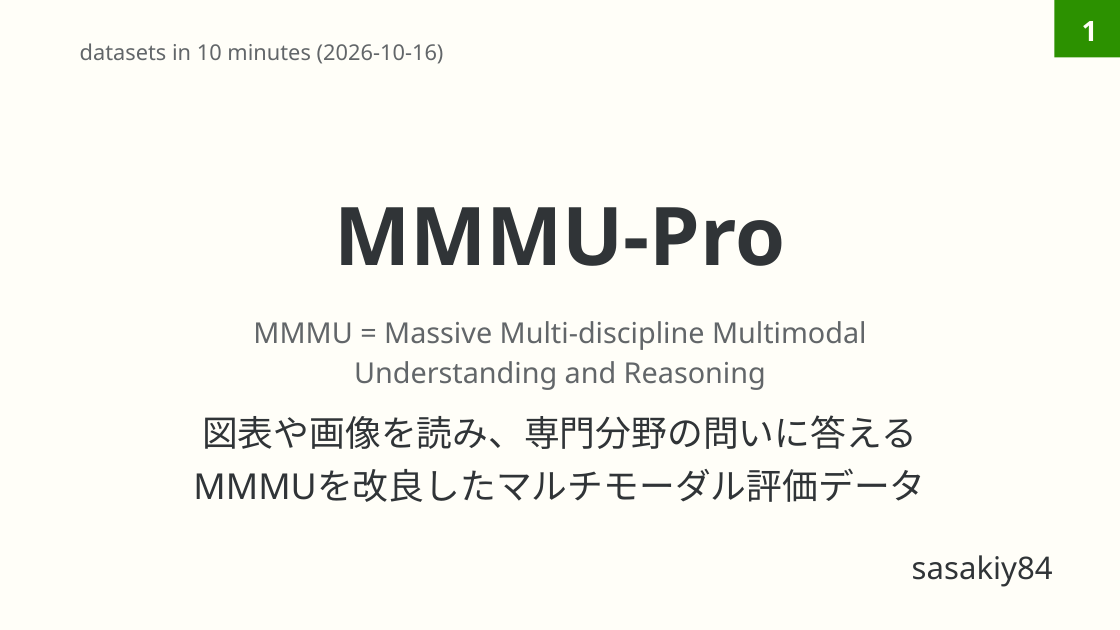
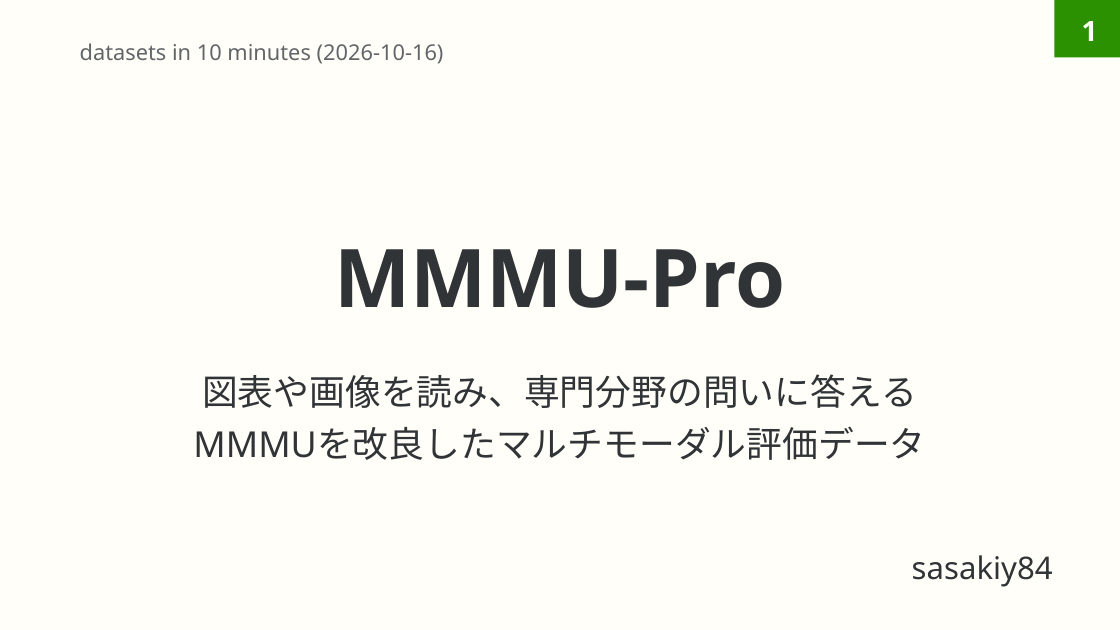
Before and after one commit to sasakiy84/datasets-in-10-minutes, a slide deck: slide 1 of slides/datasets-in-10-minutes-mmmu-pro.pptx. Drawn at 1120x630 pixels with LibreOffice and Linux fonts; fonts in the diff are those of the drawing. Boxes give left, top, right and bottom in pixels: in the first picture for what was removed or moved away, otherwise in the second. Text is boxed around its words. In the diff, an @@ line names an element or a change of style, - is before the commit and + after.

Commit message:
Remove redundant MMMU and MCP expansions from slides

```diff
--- a/slides/datasets-in-10-minutes-mmmu-pro.pptx
+++ b/slides/datasets-in-10-minutes-mmmu-pro.pptx
@@ title "MMMU-Pro": place and size @@
-title "MMMU-Pro" at [334, 207, 786, 266]
+title "MMMU-Pro" at [334, 249, 786, 308]
@@ text removed at [253, 321, 867, 390] @@
-MMMU = Massive Multi-discipline Multimodal
-Understanding and Reasoning
@@ text "図表や画像を読み、専門分野の問いに答える": place and size @@
-text "図表や画像を読み、専門分野の問いに答える" at [193, 415, 925, 502]
+text "図表や画像を読み、専門分野の問いに答える" at [193, 374, 925, 460]
```
Also in this commit, not shown: 5 other files.
